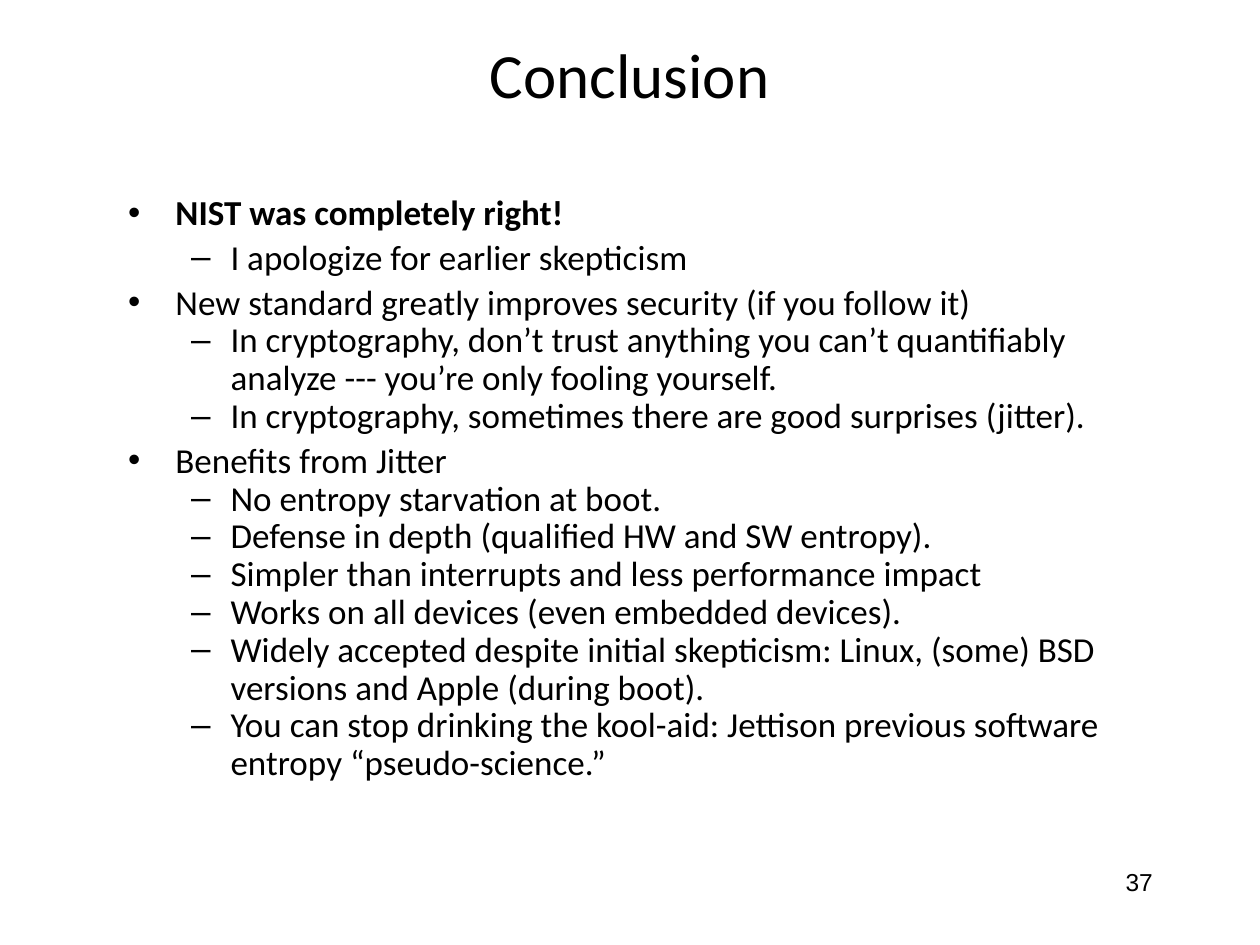
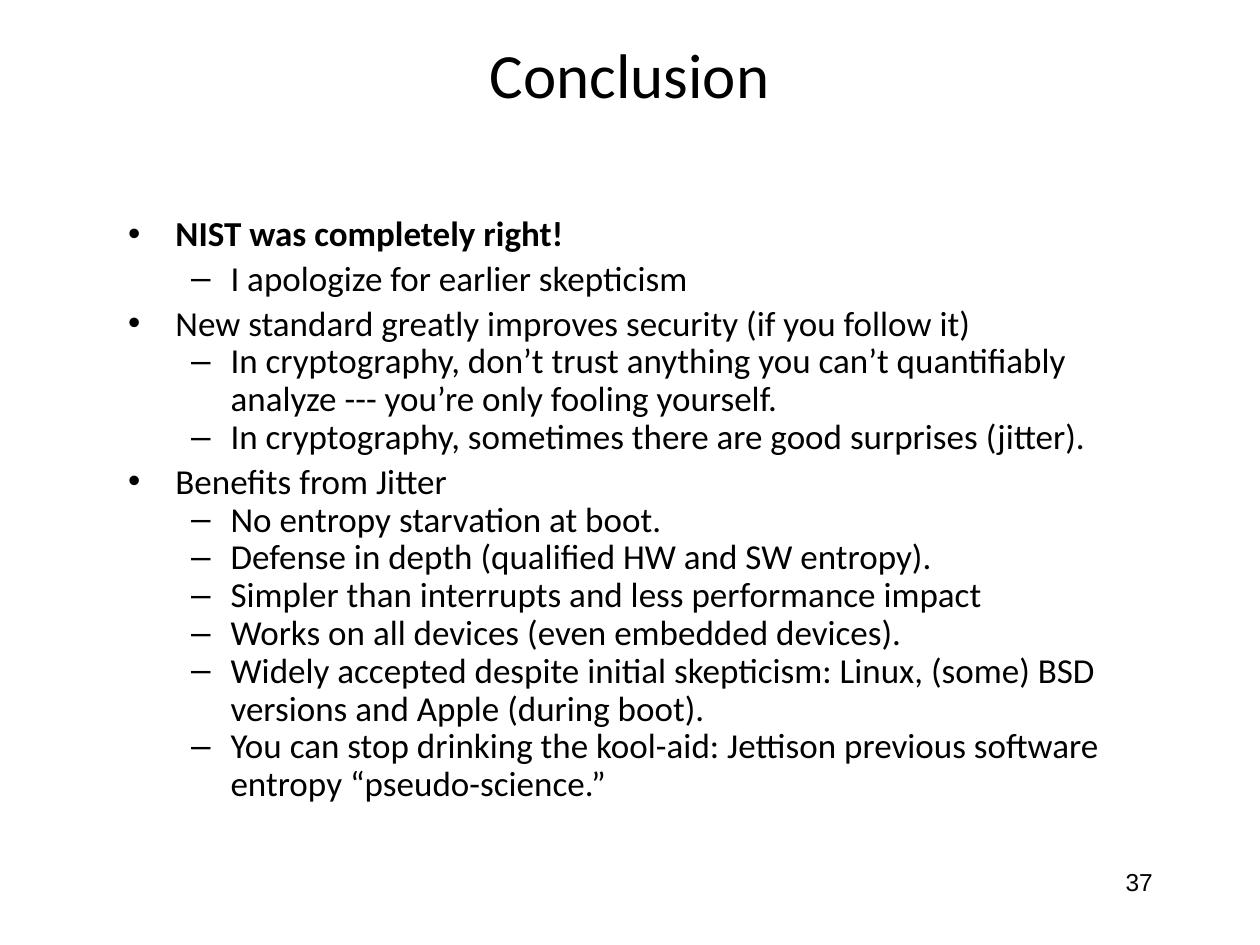
Before and after one commit to jlmucb/class_notes, a slide deck: slide 37 of BerkeleyClass/CS290Spring2013/Lectures/entropy_talk.pptx. Drawn at 1260x945 pixels with LibreOffice and Linux fonts; fonts in the diff are those of the drawing. Boxes give left, top, right and bottom in pixels: in the first picture for what was removed or moved away, otherwise in the second. Text is boxed around its words. In the diff, an @@ line names an element or a change of style, - is before the commit and + after.

```diff
--- a/BerkeleyClass/CS290Spring2013/Lectures/entropy_talk.pptx
+++ b/BerkeleyClass/CS290Spring2013/Lectures/entropy_talk.pptx
@@ text "NIST was completely right!": place and size @@
-text "NIST was completely right!" at box(175, 200, 1098, 781)
+text "NIST was completely right!" at box(175, 221, 1098, 802)
```
Also in this commit, not shown: 23 other slides changed, 1 other file.
